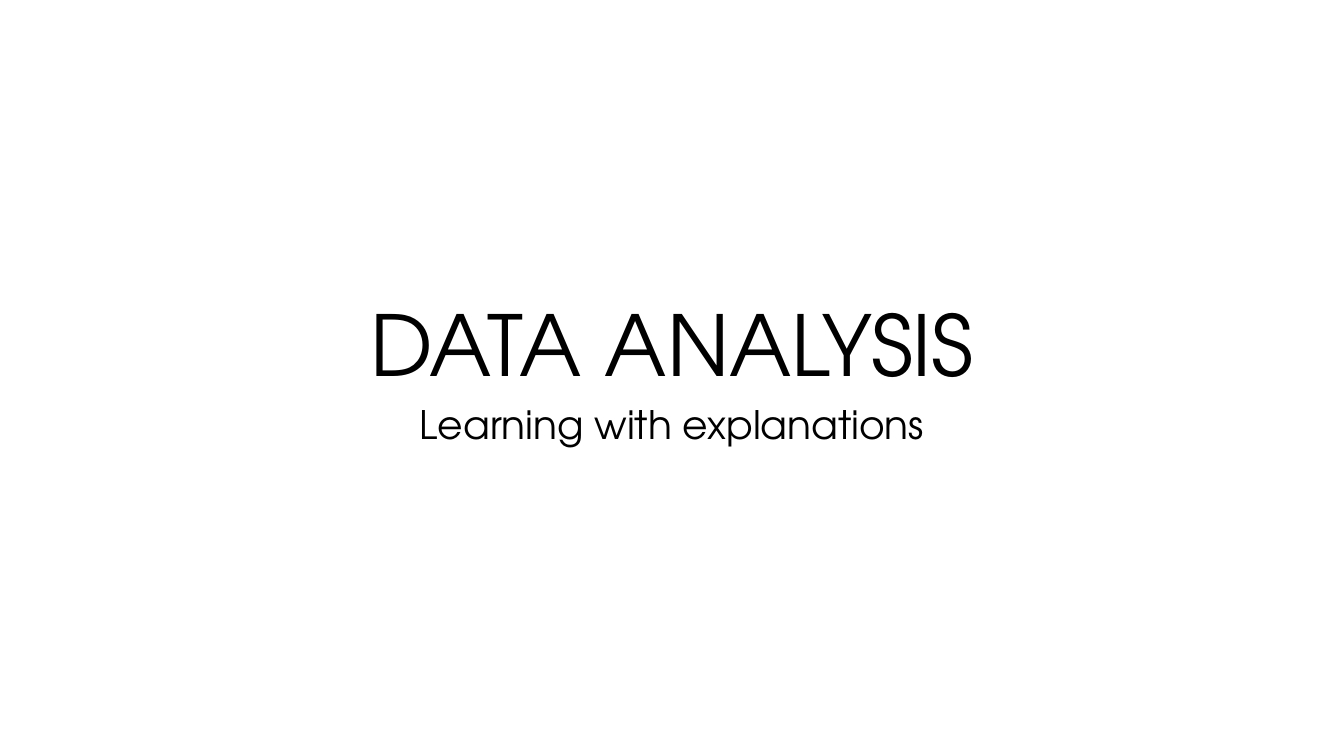
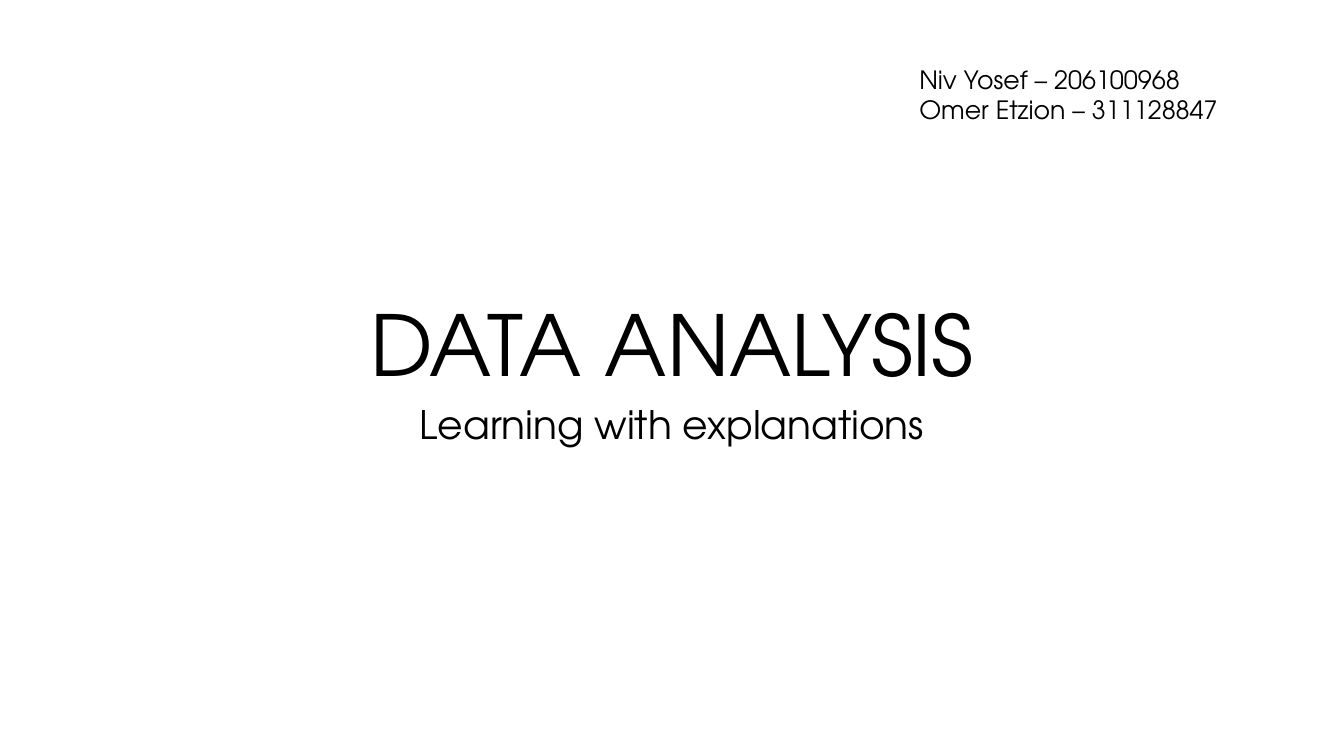
Before and after one commit to nivyosef12/Data-Analysis-Learning-with-Explanations, a slide deck: slide 1 of data_analysis_presentation_206100968_311128847.pptx. Drawn at 1344x756 pixels with LibreOffice and Linux fonts; fonts in the diff are those of the drawing; background and template pictures are left out. Boxes give left, top, right and bottom in pixels: in the first picture for what was removed or moved away, otherwise in the second. Text is boxed around its words. In the diff, an @@ line names an element or a change of style, - is before the commit and + after.

```diff
--- a/data_analysis_presentation_206100968_311128847.pptx
+++ b/data_analysis_presentation_206100968_311128847.pptx
@@ text added at (x1=919, y1=70, x2=1218, y2=120), 18 pt, text #000000 @@
+Niv Yosef – 206100968
+Omer Etzion – 311128847
```
Also in this commit, not shown: 4 other slides changed, 7 slides added, 1 slide removed.
